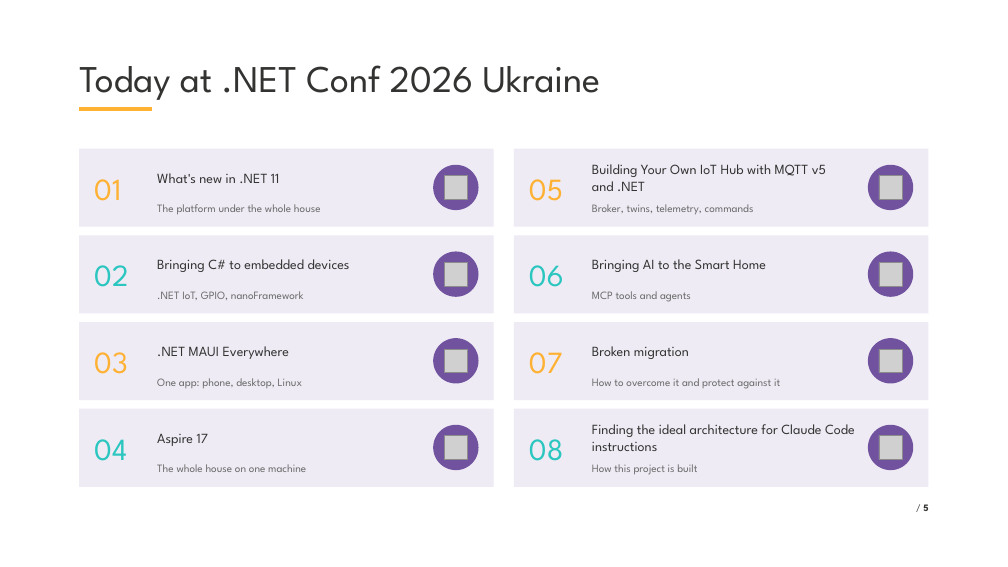
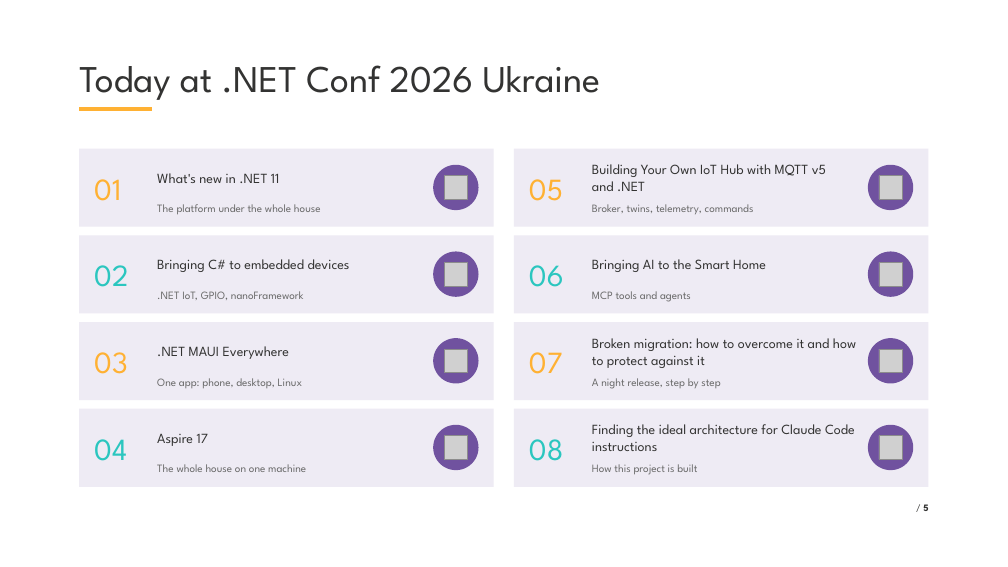
Before and after one commit to VladislavAntonyuk/HomeManagement, a slide deck: slide 5 of .NET Conf 2026 - Ukraine.pptx. Drawn at 1008x567 pixels with LibreOffice and Linux fonts; fonts in the diff are those of the drawing; grey boxes stand for pictures; background and template pictures are left out. Boxes give left, top, right and bottom in pixels: in the first picture for what was removed or moved away, otherwise in the second. Text is boxed around its words. In the diff, an @@ line names an element or a change of style, - is before the commit and + after.

```diff
--- a/.NET Conf 2026 - Ukraine.pptx
+++ b/.NET Conf 2026 - Ukraine.pptx
@@ text at bbox=[592, 338, 856, 368]: text changed @@
-Broken migration
+Broken migration: how to overcome it and how to protect against it
@@ text at bbox=[592, 378, 720, 389]: text changed @@
-How to overcome it and protect against it
+A night release, step by step
```
Also in this commit, not shown: 3 other slides changed, 5 slides added, 18 other files.
